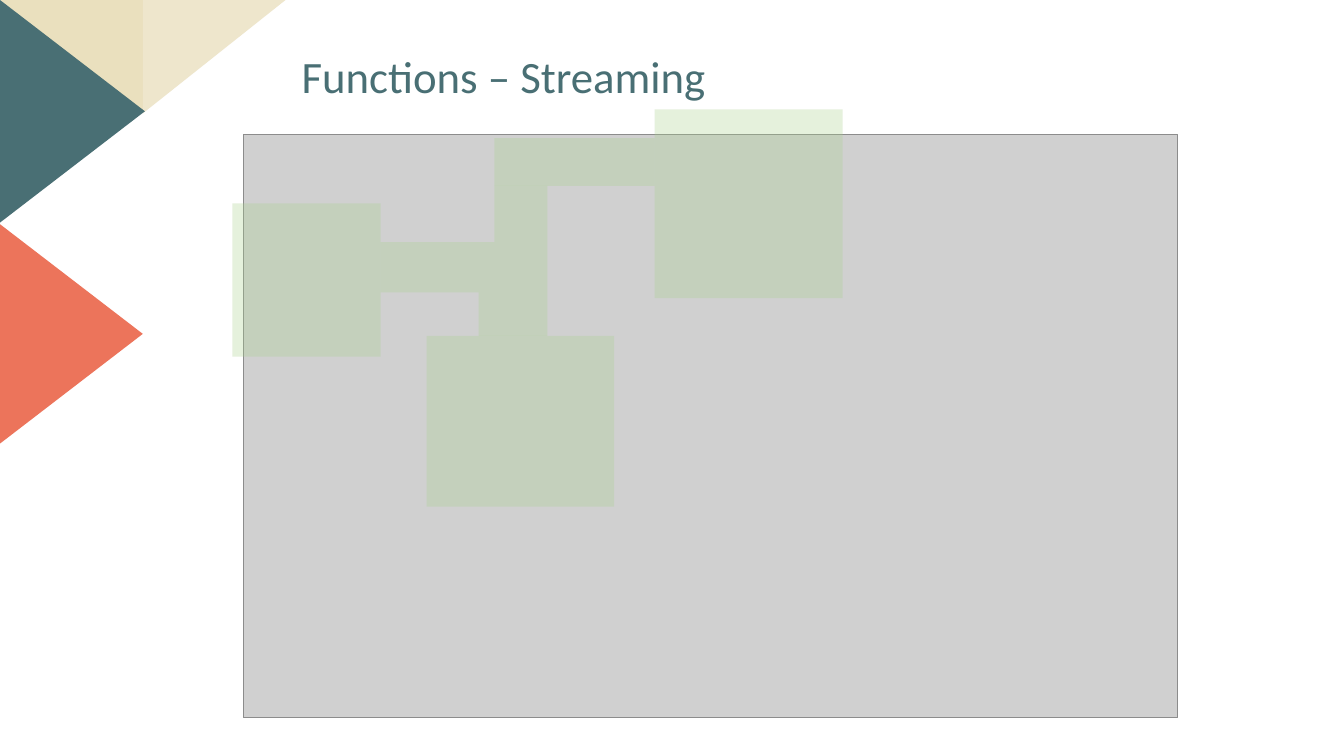
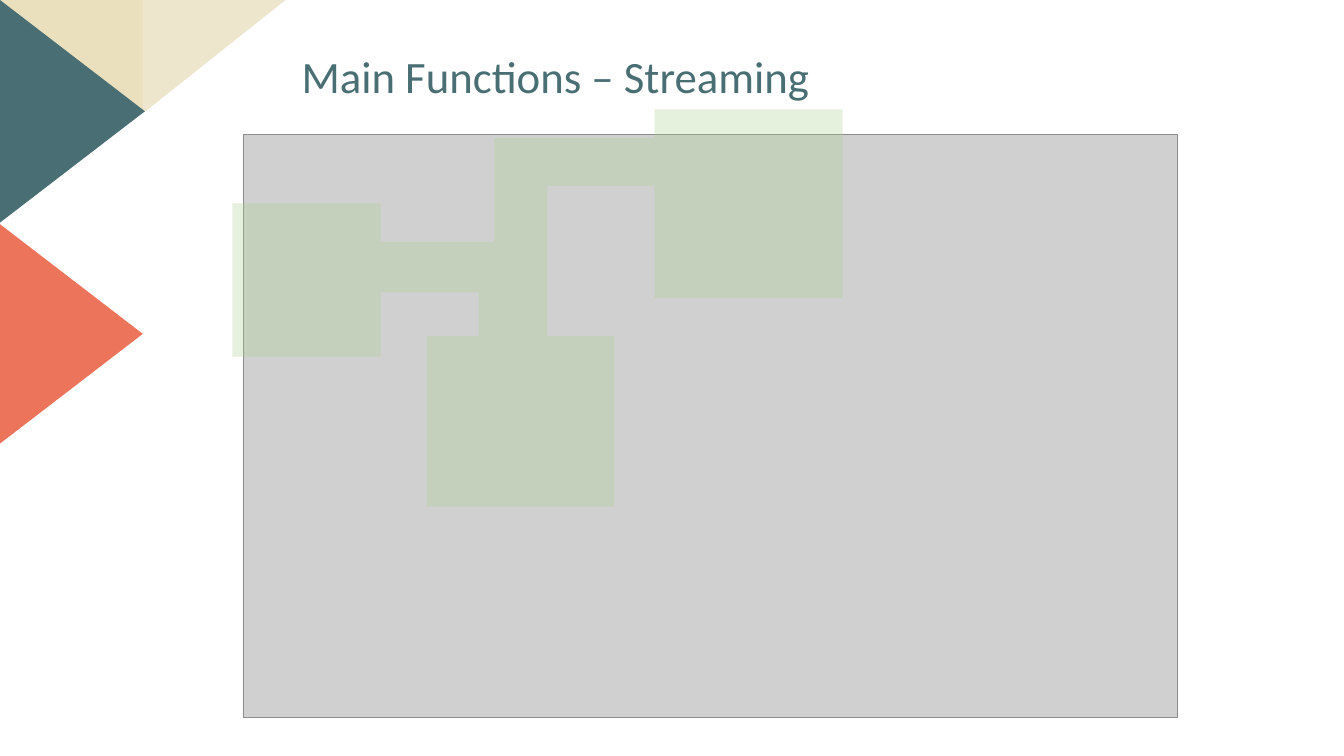
Before and after one commit to KwangwonChoi/CapstoneDesign2, a slide deck: slide 5 of documents/졸프_최종발표.pptx. Drawn at 1344x756 pixels with LibreOffice and Linux fonts; fonts in the diff are those of the drawing; grey boxes stand for pictures. Boxes give left, top, right and bottom in pixels: in the first picture for what was removed or moved away, otherwise in the second. Text is boxed around its words. In the diff, an @@ line names an element or a change of style, - is before the commit and + after.

```diff
--- a/documents/졸프_최종발표.pptx
+++ b/documents/졸프_최종발표.pptx
@@ text at [302, 62, 809, 101]: text changed @@
-Functions – Streaming
+Main Functions – Streaming
```
Also in this commit, not shown: 3 other slides changed, 1 other file.
